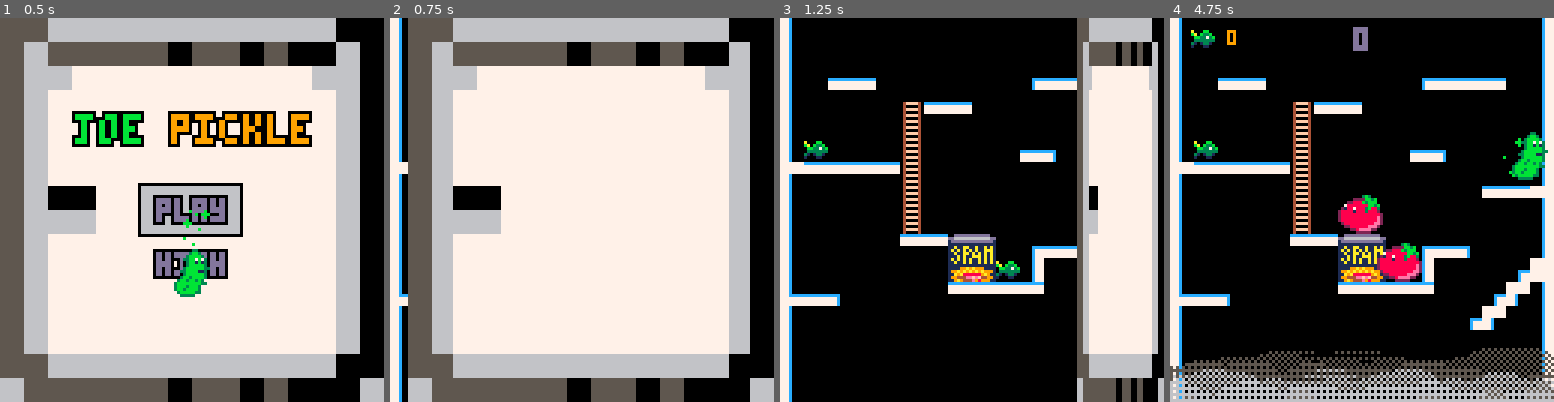
Above: before the commit, frames 1-4 (left to right).
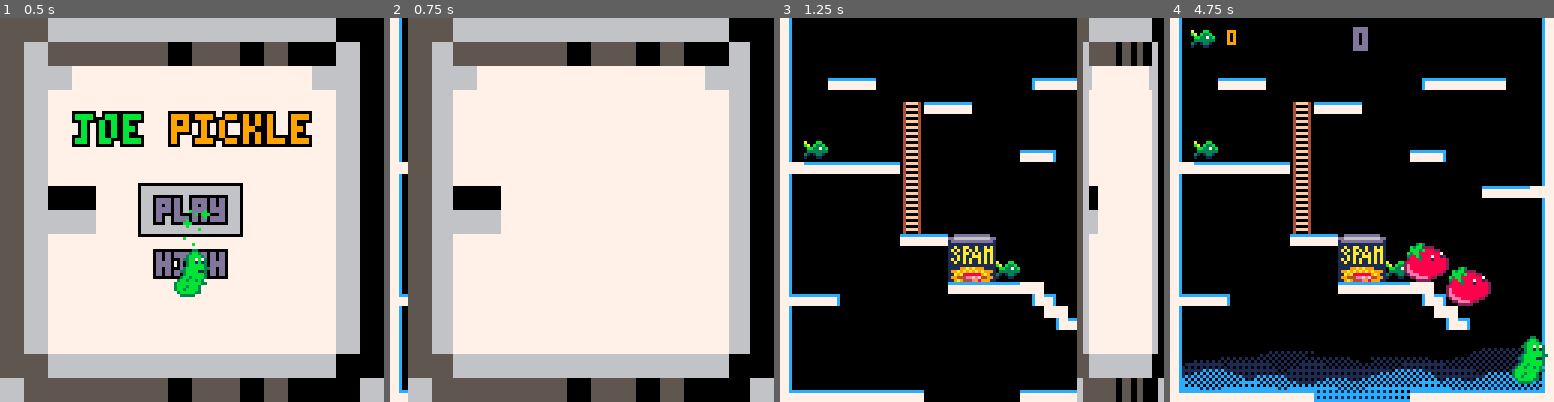
Above: after the commit, the same moments.

Repository: Niarkou/Open-jam-2018
Game: PICO-8 cartridge Openjam2018.p8
Two runs of this game, one before a commit and one after it. Both use one fixed random seed, a clock stepped at 60 frames per second and the inputs below.
Inputs:
- Up to frame 1 (0.5 s): tap X (X key) at 0.33 s
- Up to frame 2 (0.75 s): tap O (Z key) at 0.7 s
- Up to frame 3 (1.25 s): tap X (X key) at 1.07 s
- Up to frame 4 (4.75 s): hold Right 1.6-2.1 s; tap O (Z key) every 0.4 s from 1.7 to 4.5 s; tap X (X key) at 1.85, 2.97, 4.08 s; hold Up 2.15-2.42 s; hold Right 2.47-3.03 s; hold Left 3.08-3.58 s; hold Down 3.63-3.97 s; hold Right 4.02-4.68 s; hold Up from 4.73 s (still down)

Frame 1 is identical in both runs. In frame 2, less than 0.1% of the frame differs, in the area x 2-5%, y 96-100%; in frame 3, 2.7%; in frame 4, 16%, in the area x 0-100%, y 29-100%.

Commit message:
Tweak smoke.

Diff:
--- a/Openjam2018.p8
+++ b/Openjam2018.p8
@@ -43,7 +43,7 @@
 
 function add_smoke(n)
     while #smoke < n do
-      add(smoke, {x = crnd(0, 128), y = crnd(133, 138), r = crnd(0, 20), col = ccrnd({5, 6})})
+      add(smoke, {x = crnd(0, 128), y = crnd(133, 138), r = crnd(0, 20), col = ccrnd({1, 12})})
     end
 end
 
@@ -158,11 +158,13 @@
 
 function _draw()
     if state == "menu" then
+        cls(0)
         draw_world()
         draw_menu()
     elseif state == "play" then
+        cls(0)
+        draw_smoke()
         draw_world()
-        draw_smoke()
         hidecollectible()
         draw_tomatoes()
         draw_player()
@@ -446,7 +448,7 @@
             circle.x = crnd(0, 128)
             circle.y = crnd(133, 138)
             circle.r = crnd(0, 7)
-            circle.col = ccrnd({5, 6})
+            circle.col = ccrnd({1, 12})
         end
     end)
 end
@@ -575,7 +577,6 @@
 end
 
 function draw_world()
-    cls(0)
     map(0, 0, 0, 0, 16, 16)
 end
 
@@ -616,7 +617,7 @@
 
 function draw_smoke()
     foreach(smoke, function(circle)
-        if circle.col == 5 then
+        if circle.col == 1 then
             local p={0x0, 0x0, 0x5050, 0x5050, 0x5a5a, 0xfafa}
             fillp(p[flr(circle.r * (#p - 1) / 20) + 1] + 0x.8)
             circfill(circle.x, circle.y - 4, circle.r, circle.col)
@@ -625,7 +626,7 @@
     end)
 
     foreach(smoke, function(circle)
-        if circle.col == 6 then
+        if circle.col == 12 then
             local p={0x0, 0x0, 0x5050, 0x5050, 0x5a5a, 0xfafa}
             fillp(p[flr(circle.r * (#p - 1) / 20) + 1] + 0x.8)
             circfill(circle.x, circle.y + 2, circle.r, circle.col)
@@ -691,13 +692,13 @@
 0e07070707110000000000000000000900000000000000000000000000000000000000000000000000000000000000000000000000000000000000000000000000000000000000000000000000000000000000000000000000000000000000000000000000000000000000000000000000000000000000000000000000000000
 0a00000000110000000000000007070d00000000000000000000000000000000000000000000000000000000000000000000000000000000000000000000000000000000000000000000000000000000000000000000000000000000000000000000000000000000000000000000000000000000000000000000000000000000
 0a00000000110000000000000000000900000000000000000000000000000000000000000000000000000000000000000000000000000000000000000000000000000000000000000000000000000000000000000000000000000000000000000000000000000000000000000000000000000000000000000000000000000000
-0a00000000070714150006080500000900000000000000000000000000000000000000000000000000000000000000000000000000000000000000000000000000000000000000000000000000000000000000000000000000000000000000000000000000000000000000000000000000000000000000000000000000000000
-0a00000000000024251909000000060200000000000000000000000000000000000000000000000000000000000000000000000000000000000000000000000000000000000000000000000000000000000000000000000000000000000000000000000000000000000000000000000000000000000000000000000000000000
-0b080500000000070707070000060e0900000000000000000000000000000000000000000000000000000000000000000000000000000000000000000000000000000000000000000000000000000000000000000000000000000000000000000000000000000000000000000000000000000000000000000000000000000000
-0a0000000000000000000000060e000900000000000000000000000000000000000000000000000000000000000000000000000000000000000000000000000000000000000000000000000000000000000000000000000000000000000000000000000000000000000000000000000000000000000000000000000000000000
+0a00000000070714150000000000000900000000000000000000000000000000000000000000000000000000000000000000000000000000000000000000000000000000000000000000000000000000000000000000000000000000000000000000000000000000000000000000000000000000000000000000000000000000
+0a00000000000024251900000000000900000000000000000000000000000000000000000000000000000000000000000000000000000000000000000000000000000000000000000000000000000000000000000000000000000000000000000000000000000000000000000000000000000000000000000000000000000000
+0b0805000000000707070d050000000900000000000000000000000000000000000000000000000000000000000000000000000000000000000000000000000000000000000000000000000000000000000000000000000000000000000000000000000000000000000000000000000000000000000000000000000000000000
+0a000000000000000000000d0500000900000000000000000000000000000000000000000000000000000000000000000000000000000000000000000000000000000000000000000000000000000000000000000000000000000000000000000000000000000000000000000000000000000000000000000000000000000000
 0a00000000000000000000000000000900000000000000000000000000000000000000000000000000000000000000000000000000000000000000000000000000000000000000000000000000000000000000000000000000000000000000000000000000000000000000000000000000000000000000000000000000000000
 0a00000000000000000000000000000900000000000000000000000000000000000000000000000000000000000000000000000000000000000000000000000000000000000000000000000000000000000000000000000000000000000000000000000000000000000000000000000000000000000000000000000000000000
-0a00000000000000000000000000000900000000000000000000000000000000000000000000000000000000000000000000000000000000000000000000000000000000000000000000000000000000000000000000000000000000000000000000000000000000000000000000000000000000000000000000000000000000
+0b08080808080000000008080808080c00000000000000000000000000000000000000000000000000000000000000000000000000000000000000000000000000000000000000000000000000000000000000000000000000000000000000000000000000000000000000000000000000000000000000000000000000000000
 0000000000000000000000000000000000000000000000000000000000000000000000000000000000000000000000000000000000000000000000000000000000000000000000000000000000000000000000000000000000000000000000000000000000000000000000000000000000000000000000000000000000000000
 0000000000000000000000000000000000000000000000000000000000000000000000000000000000000000000000000000000000000000000000000000000000000000000000000000000000000000000000000000000000000000000000000000000000000000000000000000000000000000000000000000000000000000
 0000000000000000000000000000000000000000000000000000000000000000000000000000000000000000000000000000000000000000000000000000000000000000000000000000000000000000000000000000000000000000000000000000000000000000000000000000000000000000000000000000000000000000
